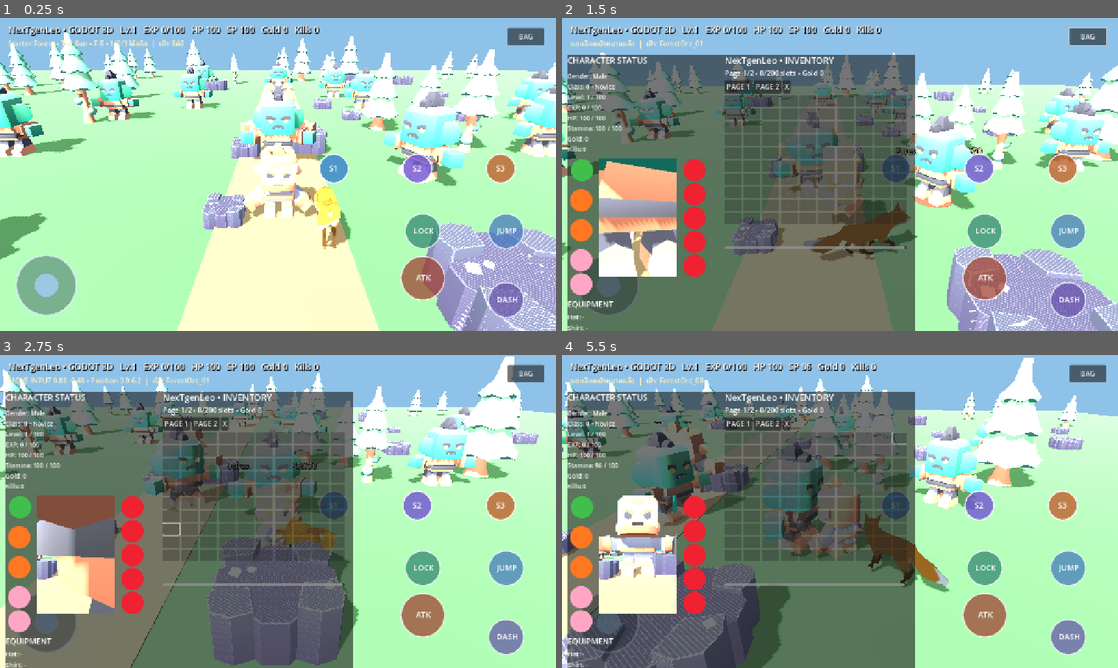
Above: before the commit, frames 1-4 (two rows, left to right).
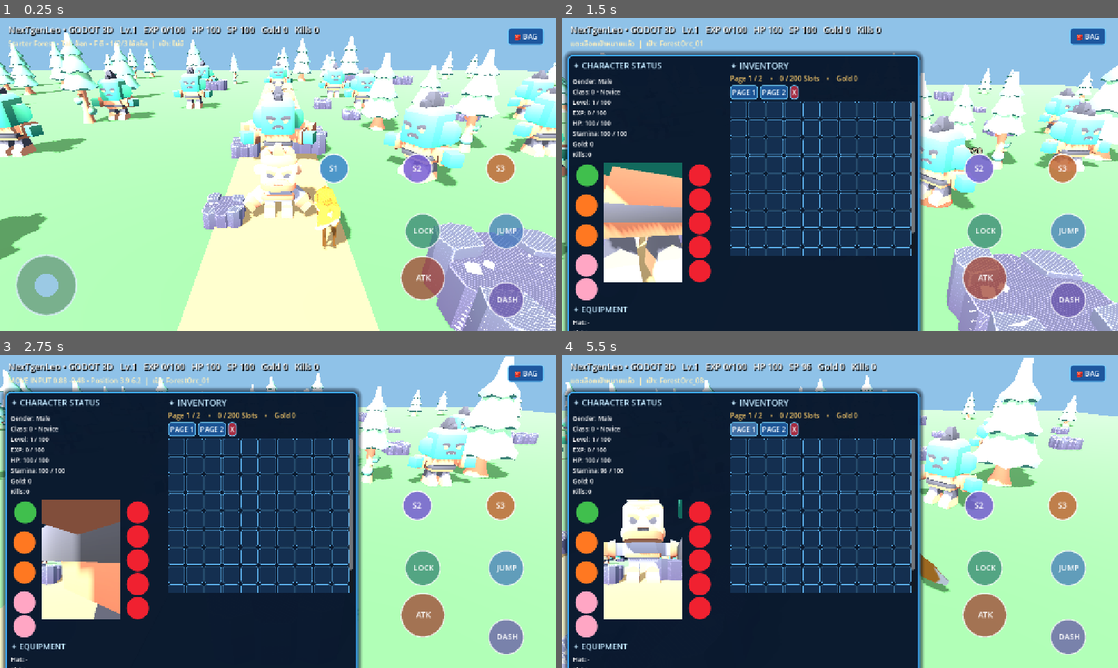
Above: after the commit, the same moments.

Repository: redfullmoon209-debug/NexTgenLeo
Game: Godot game, scene res://godot_src/main.tscn
Two runs of this game, one before a commit and one after it. Both use one fixed random seed, a clock stepped at 60 frames per second and the inputs below.
Inputs (mouse positions are in pixels of both pictures, inside the frame that each line leads up to):
- Up to frame 1 (0.25 s): no input
- Up to frame 2 (1.5 s): click "BAG" (after the commit: "🎒 BAG") at 0.5 s; tap Enter at 1.25 s; move the mouse to (962, 158) at 1.27 s; hold D (leo_right) from 1.28 s (still down); tap Space at 1.35 s; click (962, 158) at 1.42 s
- Up to frame 3 (2.75 s): tap Space at 1.52, 1.82 s; release D (leo_right) at 2 s; drag from (166, 527) to (250, 574) at 2.02 s
- Up to frame 4 (5.5 s): move the mouse to (895, 442) at 2.77 s; hold D (leo_right) 2.78-3.5 s; hold Shift (leo_dash) 2.78-3.5 s; click (895, 442) at 2.92 s; tap Space at 3.05, 4.52, 4.55, 4.82 s; drag from (812, 574) to (673, 464) at 3.52 s; move the mouse to (1006, 558) at 4.27 s; hold A (leo_left) 4.28-5 s; tap Enter at 4.35 s; click (1006, 558) at 4.42 s; drag from (673, 464) to (756, 433) at 5.02 s

The runs differ from the first frame. In frame 1, 0.4% of the frame differs, in the area x 91-98%, y 2-9%; in frame 2, 54%; in frame 3, 53%; in frame 4, 54%, in the area x 0-98%, y 2-100%.

Commit message:
Polish blue sci-fi inventory with square slots and prevent Space from triggering focused BAG button

Diff:
--- a/godot_src/main.gd
+++ b/godot_src/main.gd
@@ -747,6 +747,8 @@
             KEY_B, KEY_I:
                 _toggle_bag()
             KEY_SPACE:
+                # Space is reserved for Jump. Clear UI focus so it never activates BAG.
+                get_viewport().gui_release_focus()
                 _jump()
             KEY_SHIFT, KEY_Q:
                 pc_dash_was_down = true
@@ -914,7 +916,9 @@
 
 func _build_bag(root: Control) -> void:
     var bag_button := Button.new()
-    bag_button.text = "BAG"
+    bag_button.text = "🎒 BAG"
+    bag_button.focus_mode = Control.FOCUS_NONE
+    _style_bag_button(bag_button, Color(0.12, 0.34, 0.62))
     bag_button.anchor_left = 1.0
     bag_button.anchor_right = 1.0
     bag_button.anchor_top = 0.0
@@ -934,6 +938,8 @@
     var fit_scale := minf(1.0, minf((view_size.x - 24.0) / 840.0, (view_size.y - 96.0) / 560.0))
     bag_panel.scale = Vector2.ONE * maxf(0.4, fit_scale)
     bag_panel.visible = false
+    bag_panel.mouse_filter = Control.MOUSE_FILTER_STOP
+    _style_bag_panel(bag_panel)
     root.add_child(bag_panel)
     var layout := HBoxContainer.new()
     layout.add_theme_constant_override("separation", 14)
@@ -942,7 +948,8 @@
     status_column.custom_minimum_size = Vector2(330, 430)
     layout.add_child(status_column)
     var status_title := Label.new()
-    status_title.text = "CHARACTER STATUS"
+    status_title.text = "✦ CHARACTER STATUS"
+    status_title.add_theme_color_override("font_color", Color(0.76, 0.91, 1.0))
     status_title.add_theme_font_size_override("font_size", 19)
     status_column.add_child(status_title)
     var separator := HSeparator.new()
@@ -952,7 +959,8 @@
     status_column.add_child(character_status_label)
     _build_character_preview(status_column)
     var equip_title := Label.new()
-    equip_title.text = "EQUIPMENT"
+    equip_title.text = "✦ EQUIPMENT"
+    equip_title.add_theme_color_override("font_color", Color(0.76, 0.91, 1.0))
     equip_title.add_theme_font_size_override("font_size", 18)
     status_column.add_child(equip_title)
     character_equipment_label = Label.new()
@@ -963,7 +971,8 @@
     var content := VBoxContainer.new()
     layout.add_child(content)
     var title := Label.new()
-    title.text = "NexTgenLeo • INVENTORY"
+    title.text = "✦ INVENTORY"
+    title.add_theme_color_override("font_color", Color(0.76, 0.91, 1.0))
     title.add_theme_font_size_override("font_size", 20)
     content.add_child(title)
     bag_info = Label.new()
@@ -973,17 +982,24 @@
     for page in range(2):
         var button := Button.new()
         button.text = "PAGE %d" % (page + 1)
+        button.focus_mode = Control.FOCUS_NONE
+        _style_bag_button(button, Color(0.11, 0.33, 0.58))
         button.pressed.connect(_change_bag_page.bind(page))
         paging.add_child(button)
     var close_button := Button.new()
     close_button.text = "X"
+    close_button.focus_mode = Control.FOCUS_NONE
+    _style_bag_button(close_button, Color(0.65, 0.17, 0.25))
     close_button.pressed.connect(_toggle_bag)
     paging.add_child(close_button)
     var scrolling := ScrollContainer.new()
     scrolling.custom_minimum_size = Vector2(420, 355)
+    scrolling.horizontal_scroll_mode = ScrollContainer.SCROLL_MODE_DISABLED
     content.add_child(scrolling)
     bag_grid = GridContainer.new()
     bag_grid.columns = 10
+    bag_grid.add_theme_constant_override("h_separation", 3)
+    bag_grid.add_theme_constant_override("v_separation", 3)
     scrolling.add_child(bag_grid)
 
 func _change_bag_page(page: int) -> void:
@@ -993,7 +1009,8 @@
 func _refresh_bag() -> void:
     if bag_grid == null or bag_info == null:
         return
-    bag_info.text = "Page %d/2 • %d/200 slots • Gold %d" % [bag_page + 1, inventory.size(), gold]
+    bag_info.text = "Page %d / 2    •    %d / 200 Slots    •    Gold %d" % [bag_page + 1, inventory.size(), gold]
+    bag_info.add_theme_color_override("font_color", Color(1.0, 0.81, 0.42))
     if character_status_label != null:
         character_status_label.text = "Gender: %s\nClass: 0 • Novice\nLevel: %d / 100\nEXP: %d / %d\nHP: %d / 100\nStamina: %d / 100\nGold: %d\nKills: %d" % [active_gender.capitalize(), player_level, player_xp, player_level * 100, hp, int(stamina), gold, kills]
     if character_equipment_label != null:
@@ -1007,8 +1024,10 @@
     for slot_index in range(100):
         var index := bag_page * 100 + slot_index
         var cell := Button.new()
-        cell.custom_minimum_size = Vector2(39, 26)
+        cell.custom_minimum_size = Vector2(39, 39)
+        cell.focus_mode = Control.FOCUS_NONE
         cell.add_theme_font_size_override("font_size", 11)
+        _style_inventory_cell(cell, index < inventory.size())
         if index < inventory.size():
             var item: Dictionary = inventory[index]
             var item_id := str(item.get("id", ""))
@@ -1016,7 +1035,7 @@
             cell.tooltip_text = str(ITEM_NAMES.get(item_id, item_id))
             cell.pressed.connect(_use_inventory_item.bind(index))
         else:
-            cell.text = "·"
+            cell.text = ""
             cell.disabled = true
         bag_grid.add_child(cell)
 
@@ -1076,8 +1095,44 @@
     slot.tooltip_text = slot_name
     slot.text = ""
     slot.disabled = true
+    slot.focus_mode = Control.FOCUS_NONE
     var style := StyleBoxFlat.new()
     style.bg_color = tint
     style.set_corner_radius_all(25)
     slot.add_theme_stylebox_override("disabled", style)
     parent.add_child(slot)
+
+func _style_bag_panel(panel: PanelContainer) -> void:
+    var style := StyleBoxFlat.new()
+    style.bg_color = Color(0.035, 0.095, 0.18, 0.96)
+    style.border_color = Color(0.25, 0.69, 1.0, 0.98)
+    style.set_border_width_all(3)
+    style.set_corner_radius_all(12)
+    style.set_content_margin_all(12)
+    style.shadow_color = Color(0.01, 0.03, 0.08, 0.65)
+    style.shadow_size = 12
+    panel.add_theme_stylebox_override("panel", style)
+
+func _style_bag_button(button: Button, tint: Color) -> void:
+    for state in ["normal", "hover", "pressed", "disabled"]:
+        var style := StyleBoxFlat.new()
+        style.bg_color = tint.lightened(0.16) if state == "hover" else (tint.darkened(0.20) if state == "pressed" else tint)
+        style.border_color = Color(0.44, 0.81, 1.0, 0.95)
+        style.set_border_width_all(2)
+        style.set_corner_radius_all(7)
+        style.set_content_margin_all(5)
+        button.add_theme_stylebox_override(state, style)
+    button.add_theme_color_override("font_color", Color(0.95, 0.98, 1.0))
+    button.add_theme_color_override("font_hover_color", Color.WHITE)
+
+func _style_inventory_cell(button: Button, filled: bool) -> void:
+    for state in ["normal", "hover", "pressed", "disabled"]:
+        var style := StyleBoxFlat.new()
+        style.bg_color = Color(0.14, 0.30, 0.48, 0.97) if filled else Color(0.08, 0.19, 0.32, 0.94)
+        if state == "hover":
+            style.bg_color = Color(0.21, 0.43, 0.66)
+        style.border_color = Color(0.36, 0.69, 0.92, 0.9)
+        style.set_border_width_all(1)
+        style.set_corner_radius_all(4)
+        button.add_theme_stylebox_override(state, style)
+    button.add_theme_color_override("font_color", Color(1.0, 0.91, 0.65))
